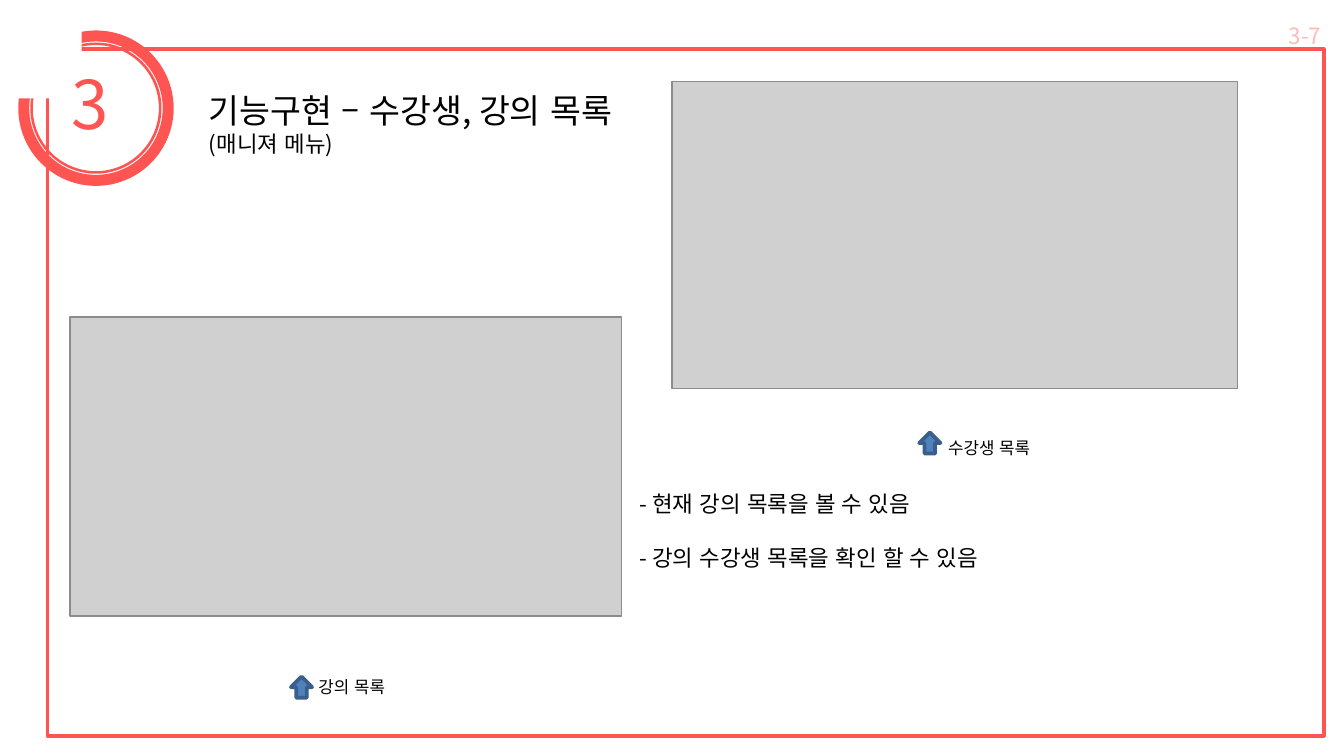
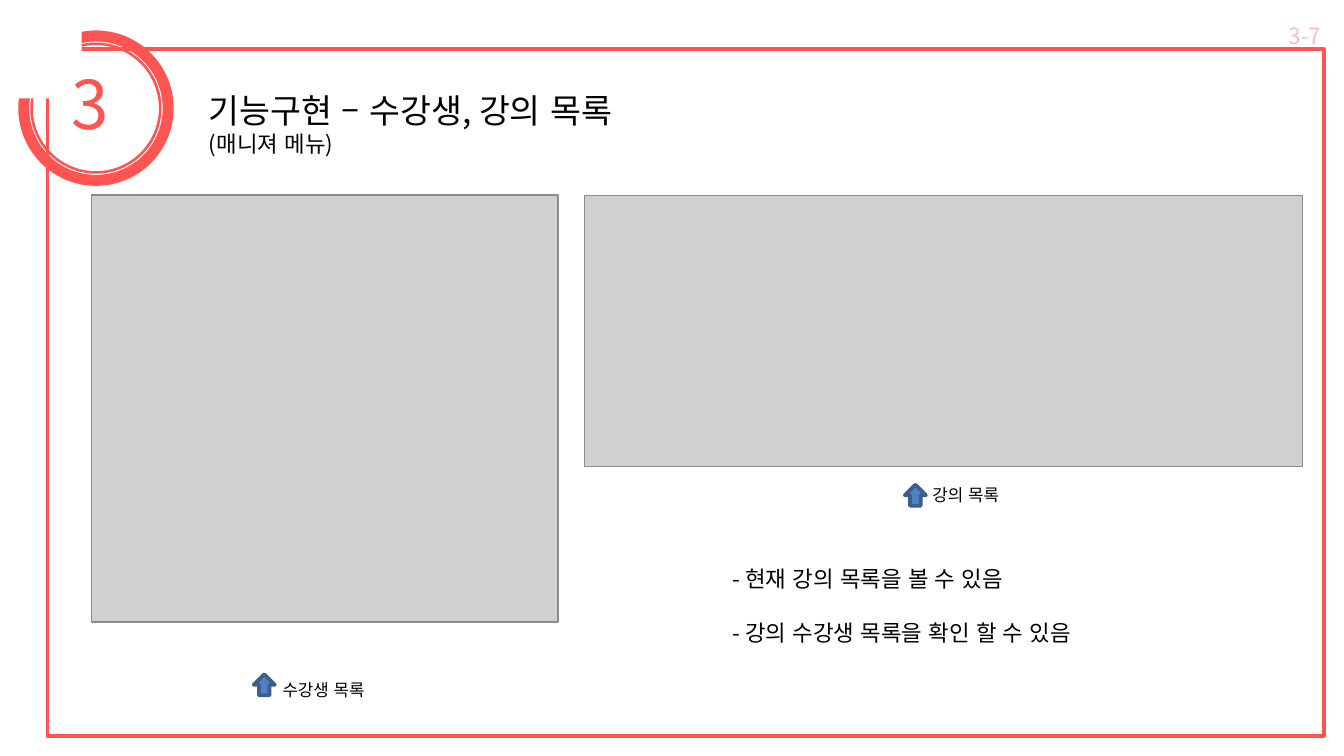
Before and after one commit to hanju-darby-kim/FinalProject, a slide deck: slide 16 of 최종 프로젝트3조.pptx. Drawn at 1344x756 pixels with LibreOffice and Linux fonts; fonts in the diff are those of the drawing; grey boxes stand for pictures. Boxes give left, top, right and bottom in pixels: in the first picture for what was removed or moved away, otherwise in the second. Text is boxed around its words. In the diff, an @@ line names an element or a change of style, - is before the commit and + after.

```diff
--- a/최종 프로젝트3조.pptx
+++ b/최종 프로젝트3조.pptx
@@ picture removed at bbox=[672, 82, 1238, 388] @@
@@ picture: place and size @@
-picture at bbox=[70, 317, 621, 617]
+picture at bbox=[91, 195, 558, 622]
@@ picture added at bbox=[585, 196, 1302, 466] @@
@@ text "강의 목록": place and size @@
-text "강의 목록" at bbox=[318, 679, 385, 695]
+text "강의 목록" at bbox=[932, 487, 999, 503]
@@ up arrow: place and size @@
-up arrow at bbox=[292, 676, 313, 698]
+up arrow at bbox=[905, 485, 926, 507]
@@ text "- 현재 강의 목록을 볼 ...": place and size @@
-text "- 현재 강의 목록을 볼 ..." at bbox=[652, 493, 978, 568]
+text "- 현재 강의 목록을 볼 ..." at bbox=[745, 568, 1071, 643]
@@ up arrow: place and size @@
-up arrow at bbox=[919, 433, 941, 454]
+up arrow at bbox=[254, 675, 276, 696]
@@ text "수강생 목록": place and size @@
-text "수강생 목록" at bbox=[948, 440, 1030, 456]
+text "수강생 목록" at bbox=[283, 682, 365, 698]
```
Also in this commit, not shown: 4 other slides changed.
